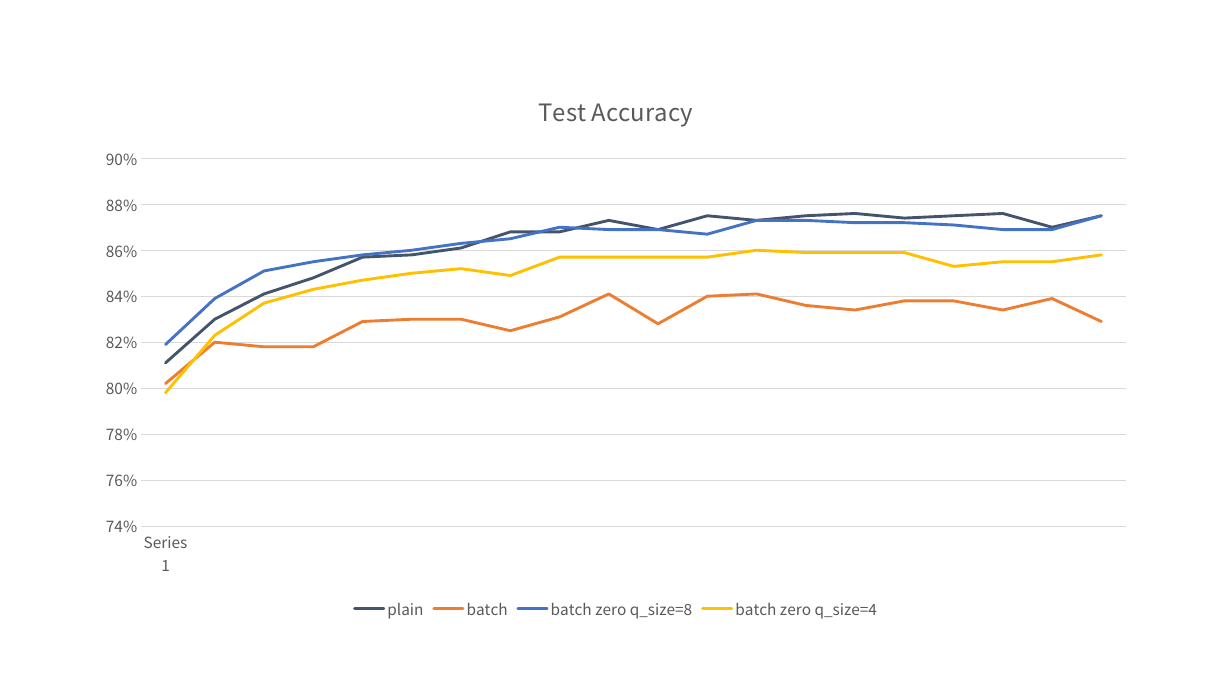
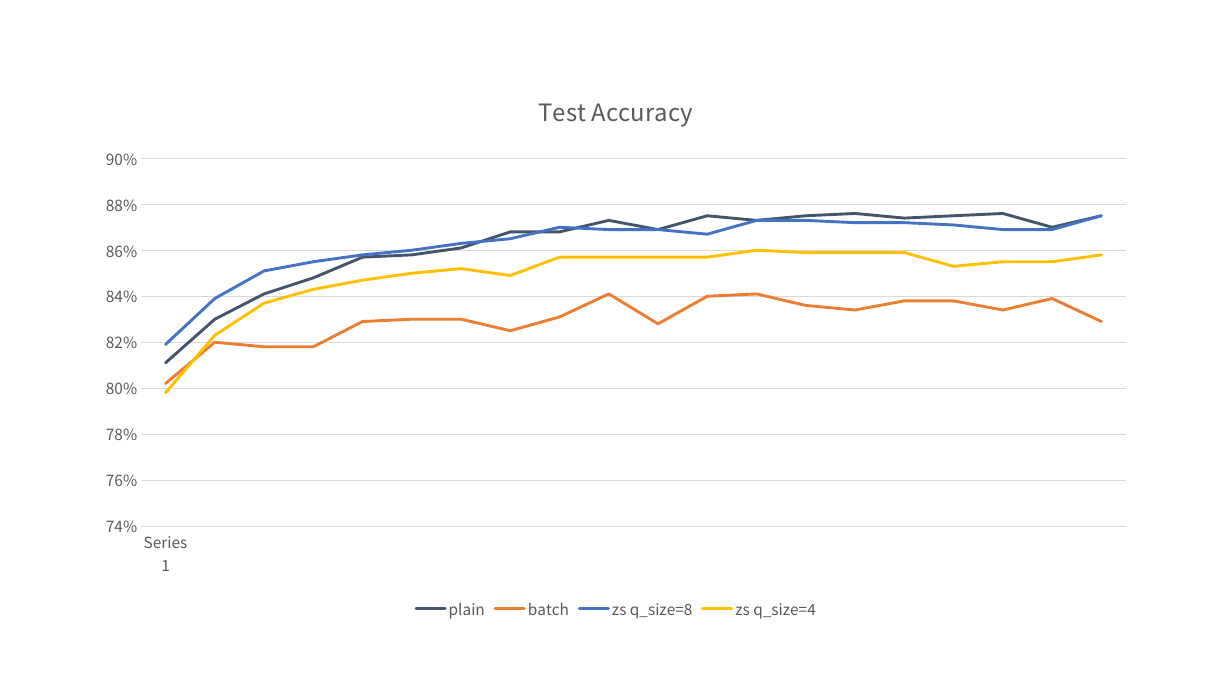
Before and after one commit to jannie601H/BatchCrypt, a slide deck: slide 12 of final_test_logs/data analyze.pptx (slide 11 before the commit). Drawn at 1232x693 pixels with LibreOffice and Linux fonts; fonts in the diff are those of the drawing. Boxes give left, top, right and bottom in pixels: in the first picture for what was removed or moved away, otherwise in the second. Text is boxed around its words. In the diff, an @@ line names an element or a change of style, - is before the commit and + after.

```diff
--- a/final_test_logs/data analyze.pptx
+++ b/final_test_logs/data analyze.pptx
@@ line chart at (85, 71, 1148, 625) @@
-batch zero q_size=8: 0.82, 0.84, 0.85, 0.85, 0.86, 0.86, 0.86, 0.86, 0.87, 0.87, 0.87, 0.87, 0.87, 0.87, 0.87, 0.87, 0.87, 0.87, 0.87, 0.88
+zs q_size=8: 0.82, 0.84, 0.85, 0.85, 0.86, 0.86, 0.86, 0.86, 0.87, 0.87, 0.87, 0.87, 0.87, 0.87, 0.87, 0.87, 0.87, 0.87, 0.87, 0.88
-batch zero q_size=4: 0.8, 0.82, 0.84, 0.84, 0.85, 0.85, 0.85, 0.85, 0.86, 0.86, 0.86, 0.86, 0.86, 0.86, 0.86, 0.86, 0.85, 0.85, 0.85, 0.86
+zs q_size=4: 0.8, 0.82, 0.84, 0.84, 0.85, 0.85, 0.85, 0.85, 0.86, 0.86, 0.86, 0.86, 0.86, 0.86, 0.86, 0.86, 0.85, 0.85, 0.85, 0.86
```
Also in this commit, not shown: 3 other slides changed, 1 slide added.
